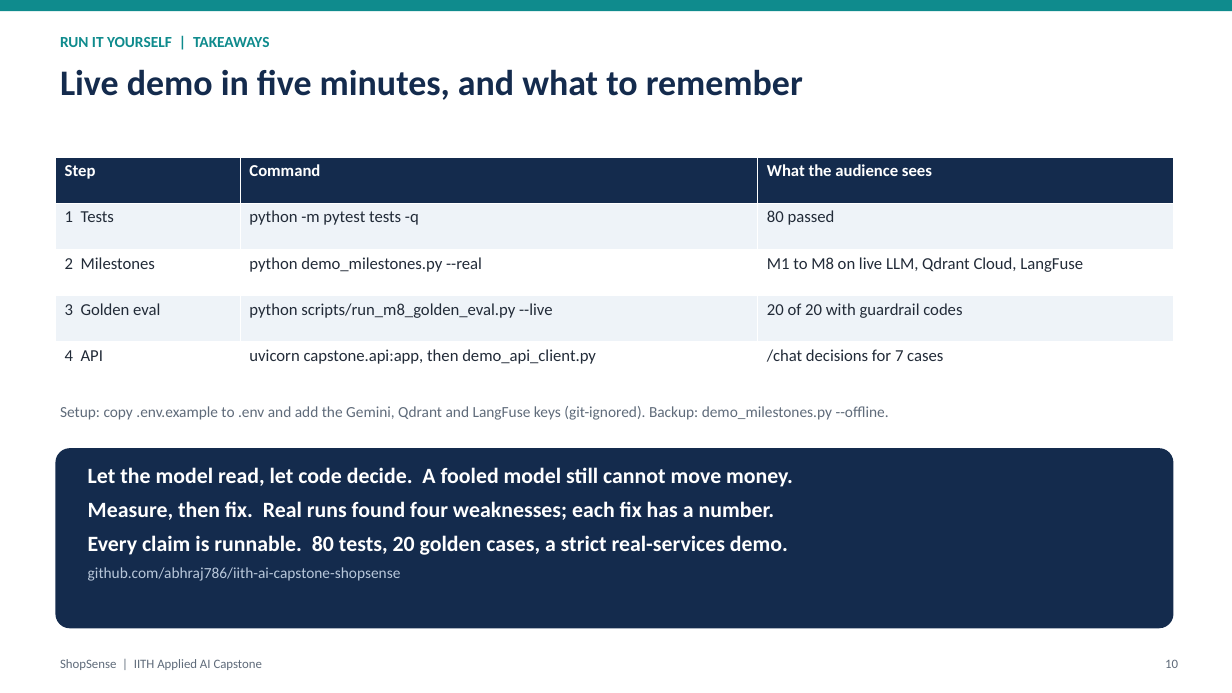
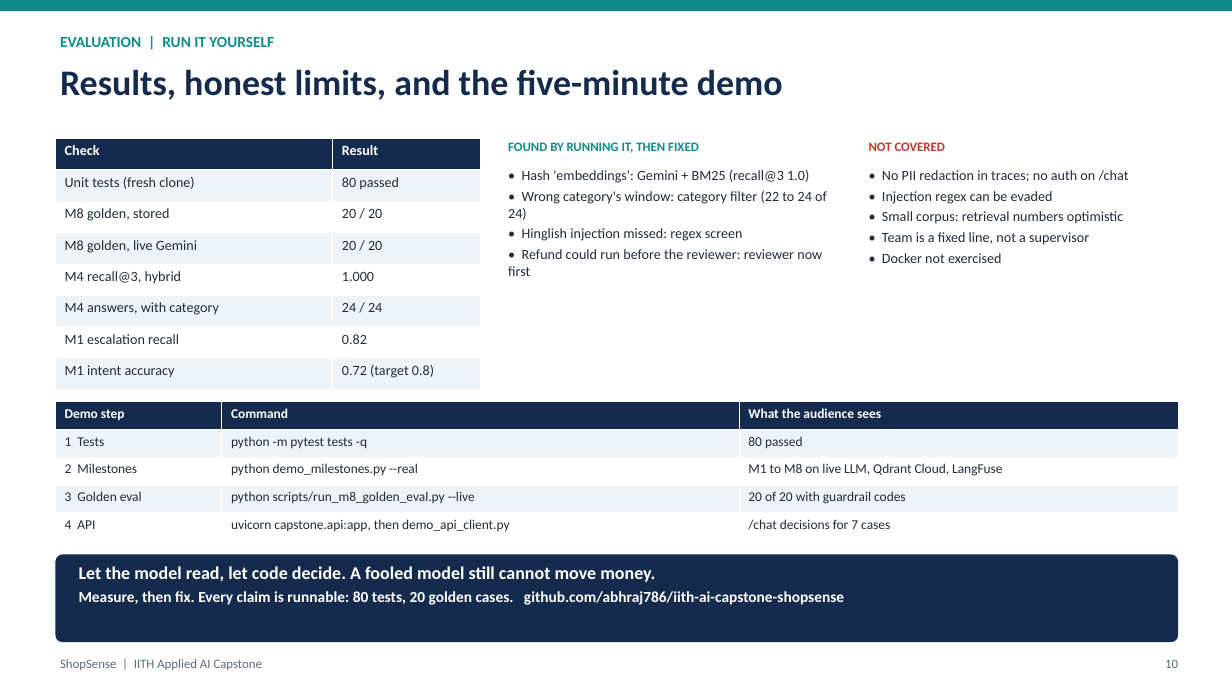
Before and after one commit to abhraj786/iith-ai-capstone-shopsense, a slide deck: slide 10 of docs/deck/iith-ai-capstone-shopsense.pptx. Drawn at 1232x693 pixels with LibreOffice and Linux fonts; fonts in the diff are those of the drawing. Boxes give left, top, right and bottom in pixels: in the first picture for what was removed or moved away, otherwise in the second. Text is boxed around its words. In the diff, an @@ line names an element or a change of style, - is before the commit and + after.

Commit message:
Deck: dedicated M6 slide, merge results and demo; document CAPSTONE_TOOL_TRANSPORT

```diff
--- a/docs/deck/iith-ai-capstone-shopsense.pptx
+++ b/docs/deck/iith-ai-capstone-shopsense.pptx
@@ text at box(60, 37, 274, 47): text changed @@
-RUN IT YOURSELF | TAKEAWAYS
+EVALUATION | RUN IT YOURSELF
@@ text at box(60, 69, 783, 100): text changed @@
-Live demo in five minutes, and what to remember
+Results, honest limits, and the five-minute demo
@@ table added at box(55, 139, 481, 390), 8 rows, 2 columns @@
+Check | Result
+Unit tests (fresh clone) | 80 passed
+M8 golden, stored | 20 / 20
+M8 golden, live Gemini | 20 / 20
+M4 recall@3, hybrid | 1.000
+M4 answers, with category | 24 / 24
+M1 escalation recall | 0.82
+M1 intent accuracy | 0.72 (target 0.8)
@@ text added at box(508, 142, 699, 153), 10 pt, text #0F8B8D, bold @@
+FOUND BY RUNNING IT, THEN FIXED
@@ text added at box(869, 142, 945, 151), 10 pt, text #C0392B, bold @@
+NOT COVERED
@@ text added at box(508, 170, 827, 276), 11 pt, text #222B38 @@
+• Hash 'embeddings': Gemini + BM25 (recall@3 1.0)
+• Wrong category's window: category filter (22 to 24 of 24)
+• Hinglish injection missed: regex screen
+• Refund could run before the reviewer: reviewer now first
@@ text added at box(882, 170, 1129, 263), 11 pt, text #222B38 @@
+• No PII redaction in traces; no auth on /chat
+• Injection regex can be evaded
+• Small corpus: retrieval numbers optimistic
+• Team is a fixed line, not a supervisor
+• Docker not exercised
@@ table at box(55, 402, 1178, 541) @@
-row 1, column 1: Step
+row 1, column 1: Demo step
@@ size 13 to 10.5 pt @@
@@ table: place and size @@
-table at box(55, 157, 1174, 388)
+table at box(55, 402, 1178, 541)
@@ text removed at box(60, 406, 889, 420) @@
-Setup: copy .env.example to .env and add the Gemini, Qdrant and LangFuse keys (git-ignored). Backup: demo_milestones.py --offline.
@@ rounded rectangle: place and size @@
-rounded rectangle at box(55, 448, 1174, 628)
+rounded rectangle at box(55, 555, 1178, 642)
@@ text "Let the model read, let ...": place and size @@
-text "Let the model read, let ..." at box(88, 467, 793, 581)
+text "Let the model read, let ..." at box(79, 566, 844, 605)
@@ text at box(79, 566, 655, 582): size 17 to 14 pt in "Let the model read, let code decide. ..."; less space between paragraphs @@
@@ text at box(79, 591, 844, 605): text changed; size 17 to 12 pt @@
-Measure, then fix. Real runs found four weaknesses; each fix has a number.
-Every claim is runnable. 80 tests, 20 golden cases, a strict real-services demo.
-github.com/abhraj786/iith-ai-capstone-shopsense
+Measure, then fix. Every claim is runnable: 80 tests, 20 golden cases. github.com/abhraj786/iith-ai-capstone-shopsense
```
Also in this commit, not shown: 2 other slides changed, 1 slide added, 1 slide removed, 3 other files.
